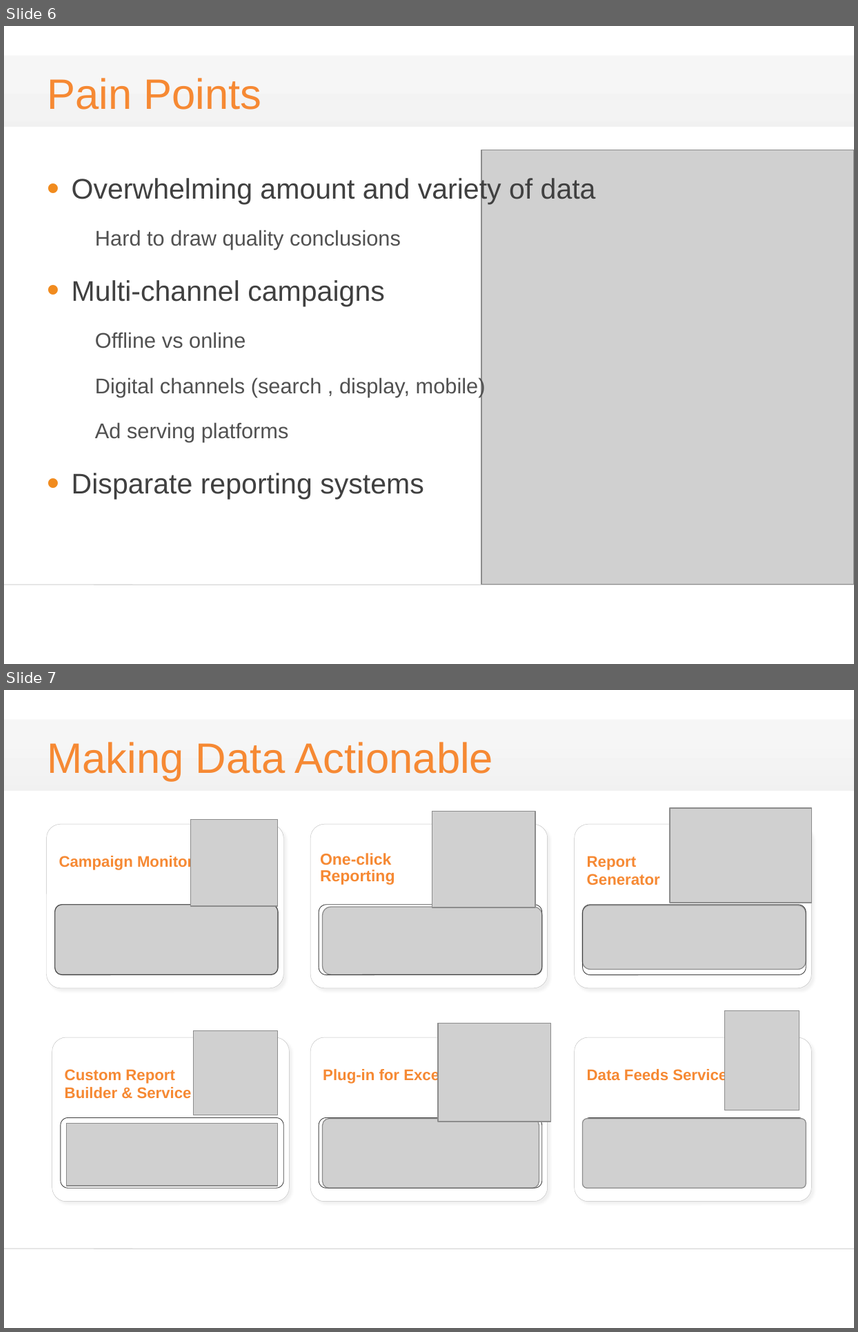
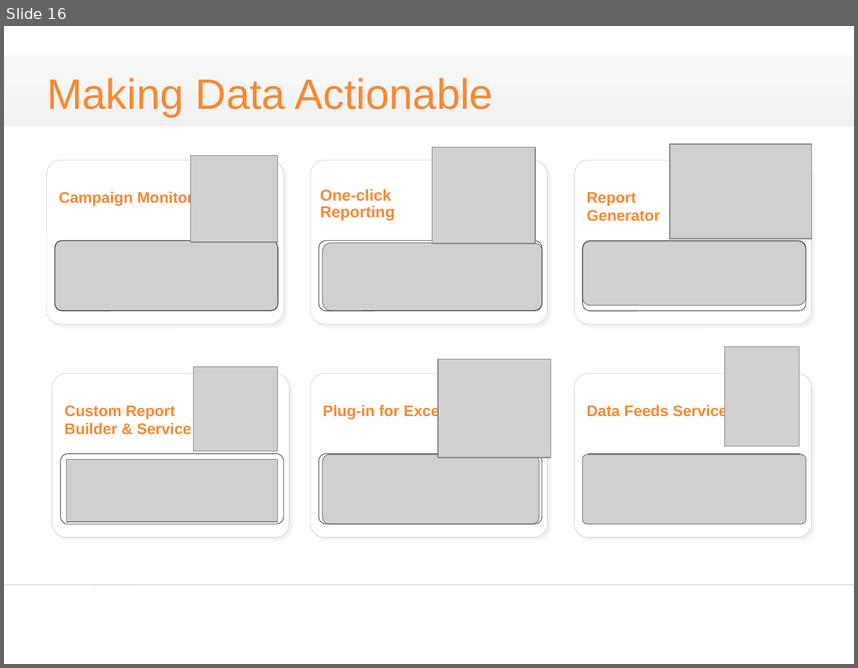
Before and after one commit to alucard263096/BP, a slide deck: bp3.pptx. Shown one above the other, each under a label of ours: slides 6 and 7 before the commit, slide 16 after it. The pictures are 858x1332 and 858x668 pixels, drawn with LibreOffice and Linux fonts; fonts in the diff are those of the drawing; grey boxes stand for pictures; background and template pictures are left out. Boxes give left, top, right and bottom in pixels: in the first picture for what was removed or moved away, otherwise in the second. Text is boxed around its words. In the diff, an @@ line names an element or a change of style, - is before the commit and + after.

```diff
--- a/bp3.pptx
+++ b/bp3.pptx
@@ slide 6 removed at bbox=[4, 26, 854, 664], background #FFFFFF; not listed: 1 template element that a slide beside it also shows @@
@@ rectangle removed at bbox=[4, 56, 854, 126] @@
@@ title removed at bbox=[47, 78, 262, 109] @@
-Pain Points
@@ picture removed at bbox=[481, 150, 854, 584] @@
@@ text removed at bbox=[72, 176, 596, 499] @@
-• Overwhelming amount and variety of data
-  Hard to draw quality conclusions
-• Multi-channel campaigns
-  Offline vs online
-  Digital channels (search , display, mobile)
-  Ad serving platforms
-• Disparate reporting systems
@@ what was slide 7 is now slide 16 @@
```
Also in this commit, not shown: 12 slides changed, 10 slides added, 1 other slide removed.
